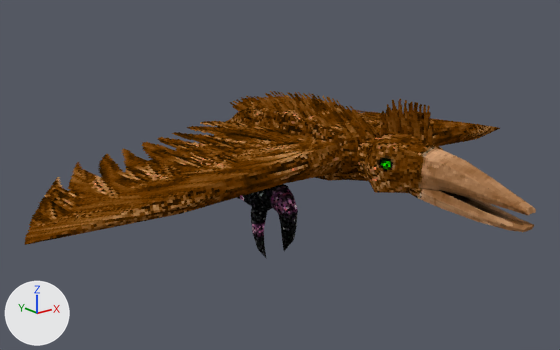
Renders of the Blender file dev/Creatures/Avian/Roc/roc.blend from each side of a commit.
Rendered twice from a 50 mm lens placed at (-5.06, -6.05, 3.53), pointed at (-0.44, -0.27, 1.22). Every picture has the same lights, and +X, +Y and +Z are marked at lower left.

Objects in the first picture: 'Body', 'Head', 'Mouth', 'Tail03', 'TailClaw', 'WingLeft', 'WingRight'.
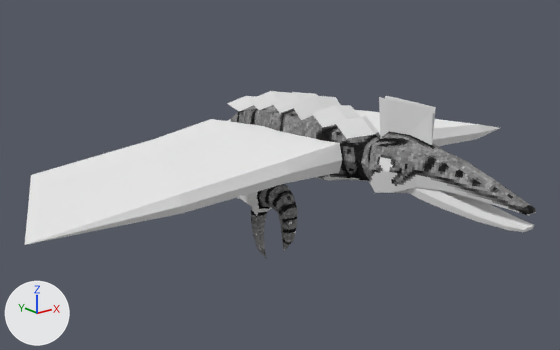
Changed parts and their boxes (x1, y1, x2, y2) in the pictures (560 x 350 px):
'WingRight', surface changed (brown to white)
    both: (25, 119, 342, 245)
'Head', surface changed (brown to grey)
    both: (356, 96, 536, 216)
'Body', surface changed
    both: (227, 91, 380, 181)
'Mouth', surface changed (brown to white)
    both: (406, 187, 534, 232)
'Tail03', surface changed
    both: (240, 184, 298, 251)
'WingLeft', surface changed (brown to white)
    both: (346, 109, 500, 146)
'TailClaw', surface changed
    both: (251, 207, 267, 258)

Diff of the bpy script that builds the scene:
```diff
--- a/dev/Creatures/Avian/Roc/roc.blend.py
+++ b/dev/Creatures/Avian/Roc/roc.blend.py
@@ img_roc_chestiron_png @@
+img_roc_chestiron_png = load_image('roc_chestiron.png', 'roc_chestiron.png', 256, 256, 'sRGB')
@@ mat_roc @@
 mat_roc = bpy.data.materials.new('roc')
-# nodes: BsdfDiffuse, BsdfTransparent, MixShader, OutputMaterial, TexImage
-# uses the picture img_roc
+# nodes: BsdfDiffuse x2, BsdfTransparent, MixShader x2, OutputMaterial, TexImage
+# uses the picture img_roc_chestiron_png
```
